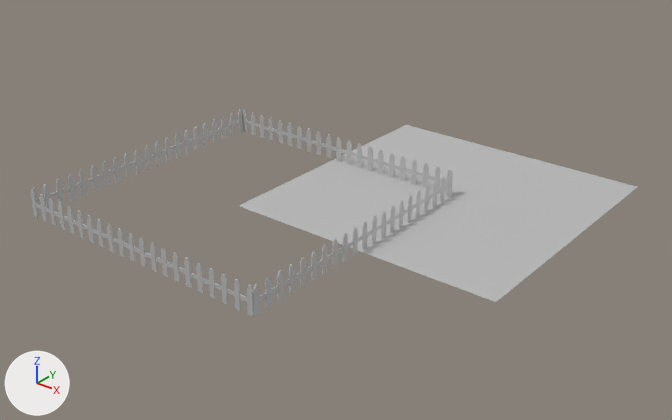
What one commit did to the FBX model hunter/stage/stage.fbx.
Rendered twice from a camera (50 mm lens) standing at (17.3, -28.3, 15.3) and looking at (-2.7, -3.2, -0.2). The lights are fixed; the arrows at lower left show +X, +Y and +Z. Where no turn or scale is listed for an object, it has been applied to the vertices.

The scene before the commit, as lines of its bpy script (objects in view):
```python
me_mesh = bpy.data.meshes.new('Mesh')
me_mesh.from_pydata(...)  # 14944 vertices, 14616 faces; spans x -5.62..5.62, y -5.62..5.62, z -0.53..0.53
me_mesh.materials.append(mat_lambert1)  # grey #bcbcbc
me_mesh_001 = bpy.data.meshes.new('Mesh.001')
me_mesh_001.from_pydata(...)  # 100 vertices, 81 faces; spans x -5.59..5.59, y -5.59..5.59, z 0.0
me_mesh_001.materials.append(mat_lambert1)  # grey #bcbcbc
ob_fence_posts = bpy.data.objects.new('fence_posts', me_mesh)
ob_fence_posts.location = (-5.34, -5.34, 0.53)
ob_grass_grid = bpy.data.objects.new('grass_grid', me_mesh_001)
ob_grass_grid.location = (0.0, 0.0, 0.0)
```
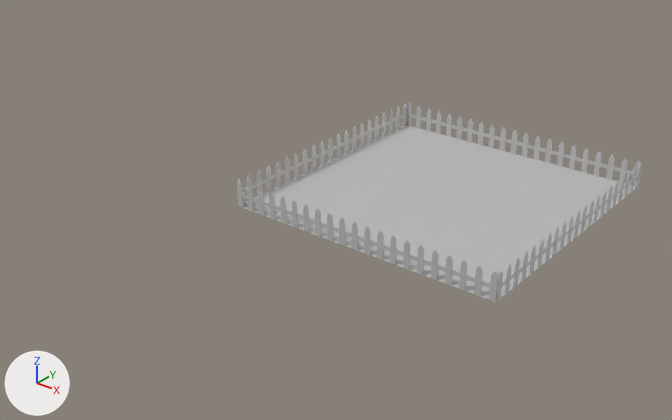
The newer file is also rescaled (x0.0447) as a whole; pictures and numbers use the older file's frame.

The edits, one by one:
Material 'Default_Material' (mat_default_material) is new.
Its base color is (0.5, 0.5, 0.5) (grey #bcbcbc).
Mesh me_mesh_001_1 is new.
It has 4704 vertices, 4536 faces and spans x -5.62..5.62, y -5.62..5.62, z -0.53..0.53.
It uses material mat_default_material (grey #bcbcbc).
Mesh me_mesh_002 is new.
It has 10240 vertices, 10080 faces and spans x -5.61..5.61, y -5.61..5.61, z -0.08..0.08.
It uses material mat_default_material (grey #bcbcbc).
Object 'fence_posts' (ob_fence_posts) is deleted.
Object 'pickets' (ob_pickets) is new; it shows me_mesh_001_1.
Its location is (0.0, 0.0, 0.53).
Object 'connectors' (ob_connectors) is new; it shows me_mesh_002.
Its location is (0.0, 0.0, 0.5).

Changed parts and their boxes [x1, y1, x2, y2] in the pictures (672 x 420 px):
'fence_posts', deleted: before [31, 110, 453, 316]
'pickets', added: after [237, 103, 642, 302]
'connectors', added: after [242, 114, 638, 288]
